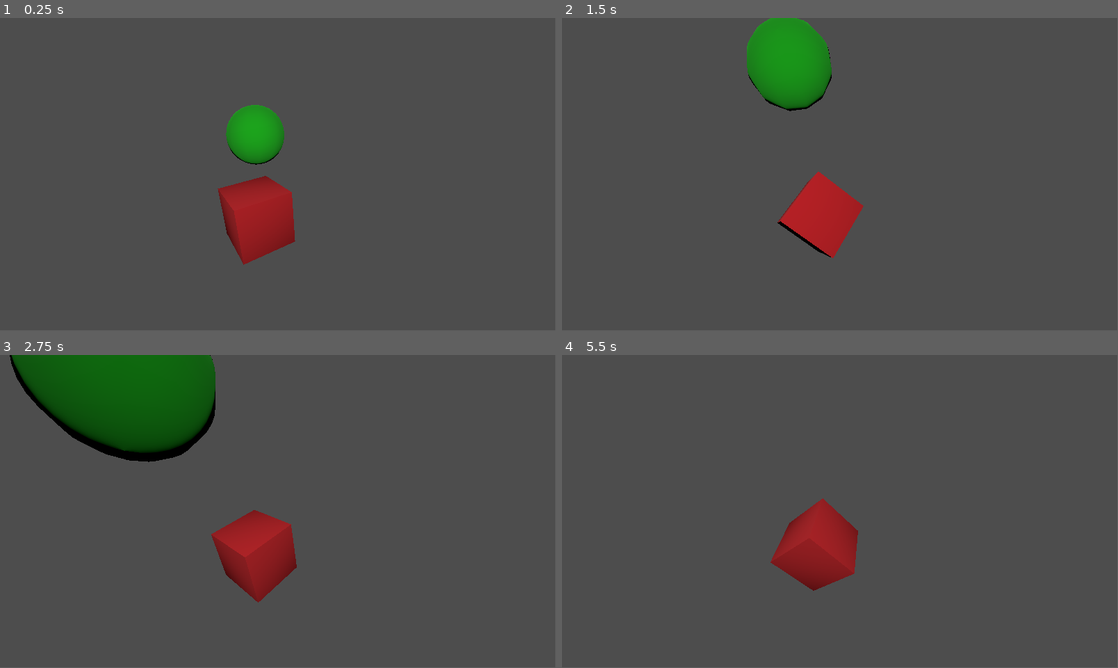
Above: before the commit, frames 1-4 (two rows, left to right).
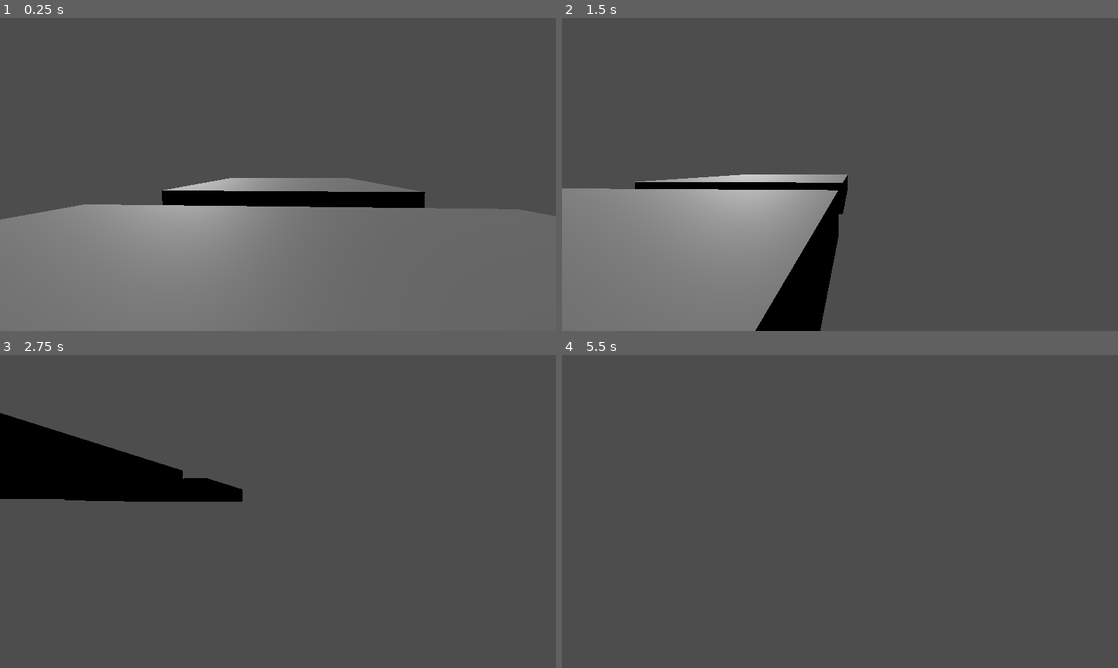
Above: after the commit, the same moments.

Repository: OliverLazar/game-of-life
Game: Godot game, scene res://Scenes/movement_test.tscn
Same seed, same stepped clock (60 frames per second), same inputs: the game is played once before the commit and once after it. Before the commit the project starts from res://Scenes/ball_boink_for_reference.tscn.
Inputs:
- Up to frame 1 (0.25 s): no input
- Up to frame 2 (1.5 s): tap Enter (ui_accept) at 0.5, 0.77 s; hold Right (ui_right) 0.53-1.28 s; hold Down (ui_down) from 1.28 s (still down)
- Up to frame 3 (2.75 s): tap Enter (ui_accept) at 1.52 s; release Down (ui_down) at 2.03 s; hold Right (ui_right) from 2.03 s (still down)
- Up to frame 4 (5.5 s): release Right (ui_right) at 2.78 s; hold Up (ui_up) 2.78-3.53 s; tap Enter (ui_accept) at 3.02, 3.77, 4.52 s; hold Left (ui_left) 3.53-5.03 s; hold Down (ui_down) from 5.03 s (still down)
In our replay, the window is 799x449 before the commit and 800x450 after it. These sizes can differ from the game's own. Grey fills any space a smaller window leaves; there, only what the larger window draws over its background counts as a difference.

The runs differ from the first frame. In frame 1, 44% of the frame differs, in the area x 0-100%, y 27-100%; in frame 2, 28%; in frame 3, 19%; in frame 4, 3.0%.

Commit message:
Main Menu + Media
added a main menu scene along with a media folder

Diff:
--- /dev/null
+++ b/Scenes/Main Menu.tscn
@@ -0,0 +1,44 @@
+[gd_scene load_steps=4 format=3 uid="uid://dyete4nq1v8x3"]
+
+[ext_resource type="Script" path="res://Scenes/autosize.gd" id="1_x0gjt"]
+[ext_resource type="Script" path="res://Scenes/playButton.gd" id="2_o2qaw"]
+
+[sub_resource type="LabelSettings" id="LabelSettings_355rv"]
+font_size = 100
+
+[node name="MainMenu" type="Control"]
+layout_mode = 3
+anchors_preset = 15
+anchor_right = 1.0
+anchor_bottom = 1.0
+grow_horizontal = 2
+grow_vertical = 2
+
+[node name="Control" type="Control" parent="."]
+anchors_preset = 0
+offset_right = 1152.0
+offset_bottom = 648.0
+
+[node name="CenterContainer" type="CenterContainer" parent="Control"]
+layout_mode = 0
+offset_top = 38.28
+offset_right = 1152.0
+offset_bottom = 203.28
+
+[node name="Label" type="Label" parent="Control/CenterContainer"]
+layout_mode = 2
+text = "The Game of Life"
+label_settings = SubResource("LabelSettings_355rv")
+horizontal_alignment = 1
+script = ExtResource("1_x0gjt")
+
+[node name="Button" type="Button" parent="Control"]
+layout_mode = 2
+offset_left = 381.0
+offset_top = 329.0
+offset_right = 770.0
+offset_bottom = 448.0
+theme_override_font_sizes/font_size = 48
+text = "Play
+"
+script = ExtResource("2_o2qaw")
--- /dev/null
+++ b/Scenes/Map.tscn
@@ -0,0 +1,3 @@
+[gd_scene format=3 uid="uid://doruyekr2ka1d"]
+
+[node name="Map" type="Node3D"]
--- /dev/null
+++ b/Scenes/autosize.gd
@@ -0,0 +1,12 @@
+extends Label
+
+
+# Called when the node enters the scene tree for the first time.
+func _ready() -> void:
+	pass # Replace with function body.
+
+
+# Called every frame. 'delta' is the elapsed time since the previous frame.
+func _process(delta: float) -> void:
+	pass
+	#size.x = get_window().size.x
--- a/Scenes/movement.gd
+++ b/Scenes/movement.gd
@@ -25,4 +25,6 @@
 		velocity.x = move_toward(velocity.x, 0, SPEED)
 		velocity.z = move_toward(velocity.z, 0, SPEED)
 
+	# rotation_degrees.y += 1
+
 	move_and_slide()
--- /dev/null
+++ b/Scenes/playButton.gd
@@ -0,0 +1,12 @@
+extends Button
+
+
+# Called when the node enters the scene tree for the first time.
+func _ready() -> void:
+	pass # Replace with function body.
+
+
+# Called every frame. 'delta' is the elapsed time since the previous frame.
+func _process(delta: float) -> void:
+	if button_pressed:
+		pass
--- a/project.godot
+++ b/project.godot
@@ -11,6 +11,10 @@
 [application]
 
 config/name="Game of Life"
-run/main_scene="res://Scenes/ball_boink_for_reference.tscn"
+run/main_scene="res://Scenes/movement_test.tscn"
 config/features=PackedStringArray("4.3", "Forward Plus")
 config/icon="res://icon.svg"
+
+[display]
+
+window/stretch/mode="canvas_items"
Binary file added: Media/ra.png
Not shown, added: Media/ra.png.import
Not shown, added: export_test.pck
